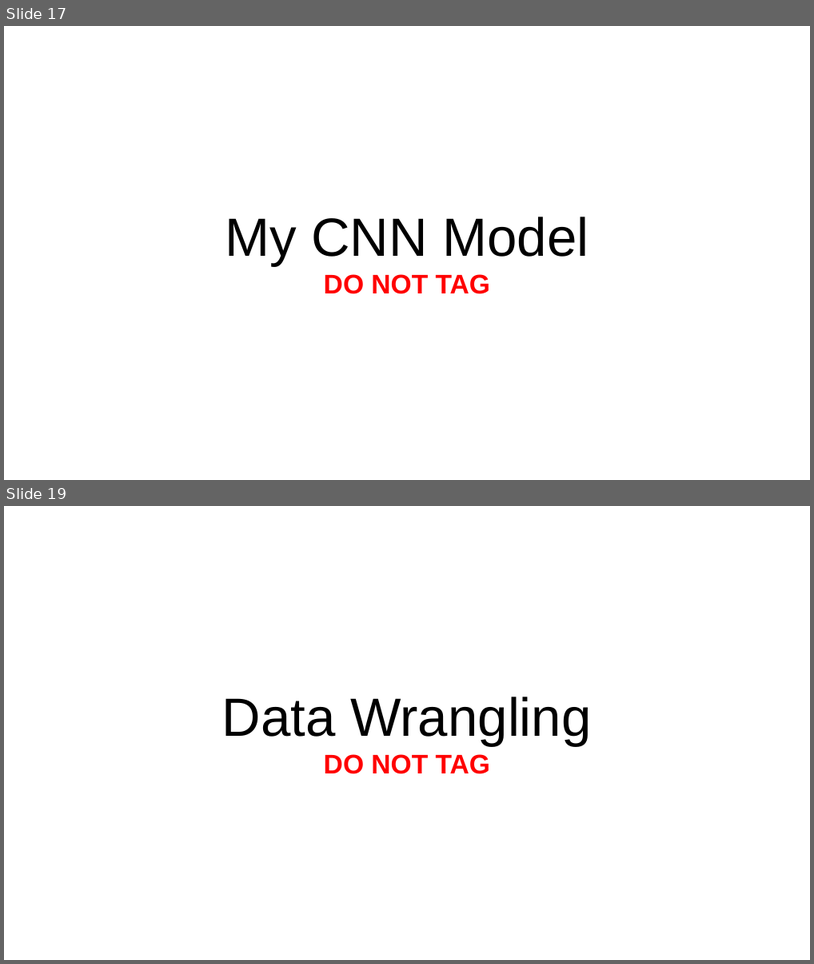
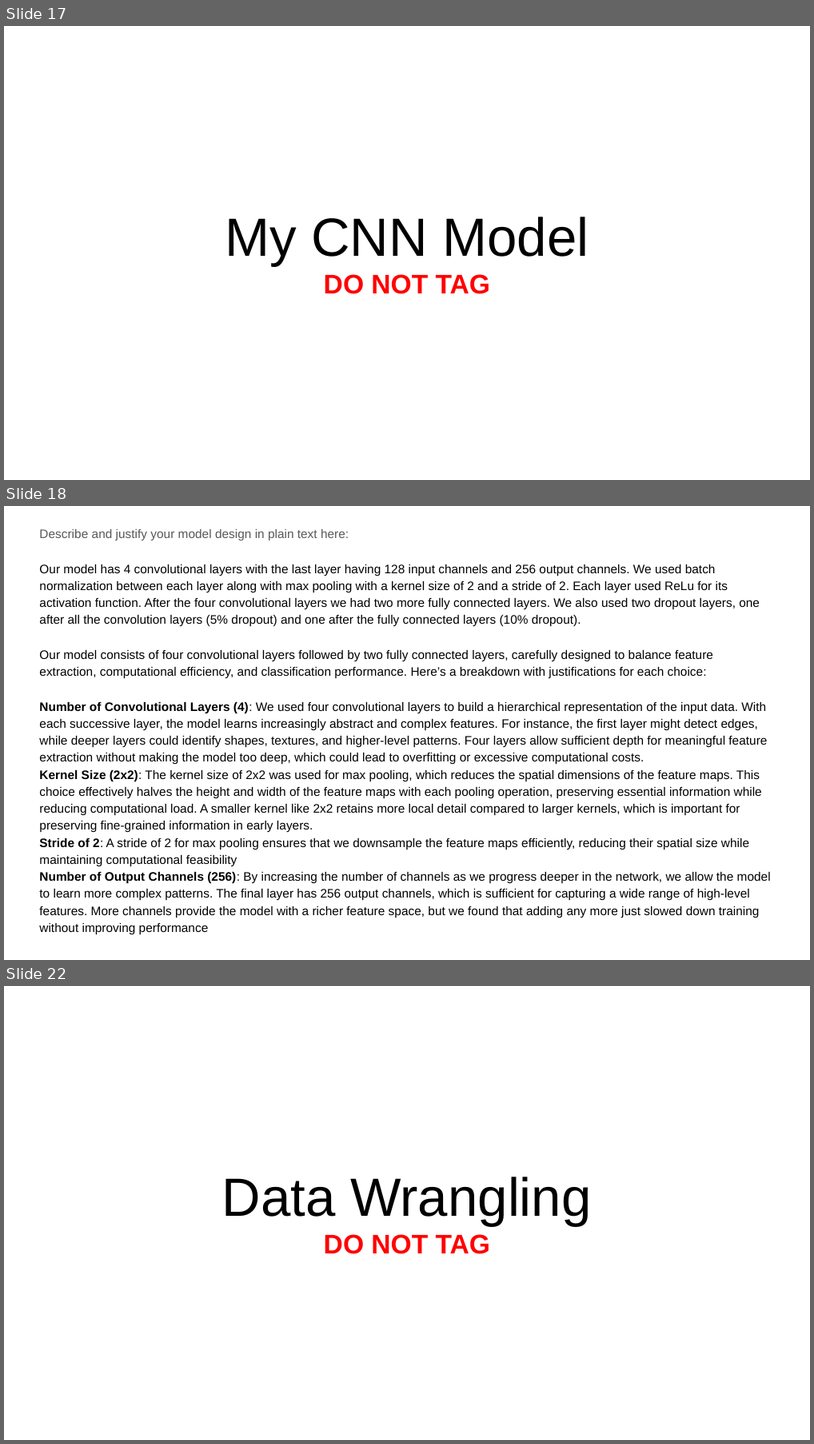
Before and after one commit to mccarvik/georgia_tech, a slide deck: deep_learning/2_assign/assignment2/report-template-a2 - McCarville.pptx. Shown one above the other, each under a label of ours: slides 17 and 19 before the commit, slides 17, 18 and 22 after it; the slides between them are not shown. The pictures are 814x964 and 814x1444 pixels, drawn with LibreOffice and Linux fonts; fonts in the diff are those of the drawing. Boxes give left, top, right and bottom in pixels: in the first picture for what was removed or moved away, otherwise in the second. Text is boxed around its words. In the diff, an @@ line names an element or a change of style, - is before the commit and + after.

```diff
--- a/deep_learning/2_assign/assignment2/report-template-a2 - McCarville.pptx
+++ b/deep_learning/2_assign/assignment2/report-template-a2 - McCarville.pptx
@@ slide 18 added at <box>4,506,810,960</box>, background #FFFFFF @@
@@ text added at <box>39,529,771,934</box>, 11 pt, text #000000 @@
+Describe and justify your model design in plain text here:
+Our model has 4 convolutional layers with the last layer having 128 input channels and 256 output channels. We used batch normalization between each layer along with max pooling with a kernel size of 2 and a stride of 2. Each layer used ReLu for its activation function. After the four convolutional layers we had two more fully connected layers. We also used two dropout layers, one after all the convolution layers (5% dropout) and one after the fully connected layers (10% dropout).
+Our model consists of four convolutional layers followed by two fully connected layers, carefully designed to balance feature extraction, computational efficiency, and classification performance. Here’s a breakdown with justifications for each choice:
+Number of Convolutional Layers (4): We used four convolutional layers to build a hierarchical representation of the input data. With each successive layer, the model learns increasingly abstract and complex features. For instance, the first layer might detect edges, while deeper layers could identify shapes, textures, and higher-level patterns. Four layers allow sufficient depth for meaningful feature extraction without making the model too deep, which could lead to overfitting or excessive computational costs.
+Kernel Size (2x2): The kernel size of 2x2 was used for max pooling, which reduces the spatial dimensions of the feature maps. This choice effectively halves the height and width of the feature maps with each pooling operation, preserving essential information while reducing computational load. A smaller kernel like 2x2 retains more local detail compared to larger kernels, which is important for preserving fine-grained information in early layers.
+Stride of 2: A stride of 2 for max pooling ensures that we downsample the feature maps efficiently, reducing their spatial size while maintaining computational feasibility
+Number of Output Channels (256): By increasing the number of channels as we progress deeper in the network, we allow the model to learn more complex patterns. The final layer has 256 output channels, which is sufficient for capturing a wide range of high-level features. More channels provide the model with a richer feature space, but we found that adding any more just slowed down training without improving performance
@@ what was slide 19 is now slide 22 @@
```
Also in this commit, not shown: 4 slides changed, 4 other slides added, 1 slide removed, 7 other files.
